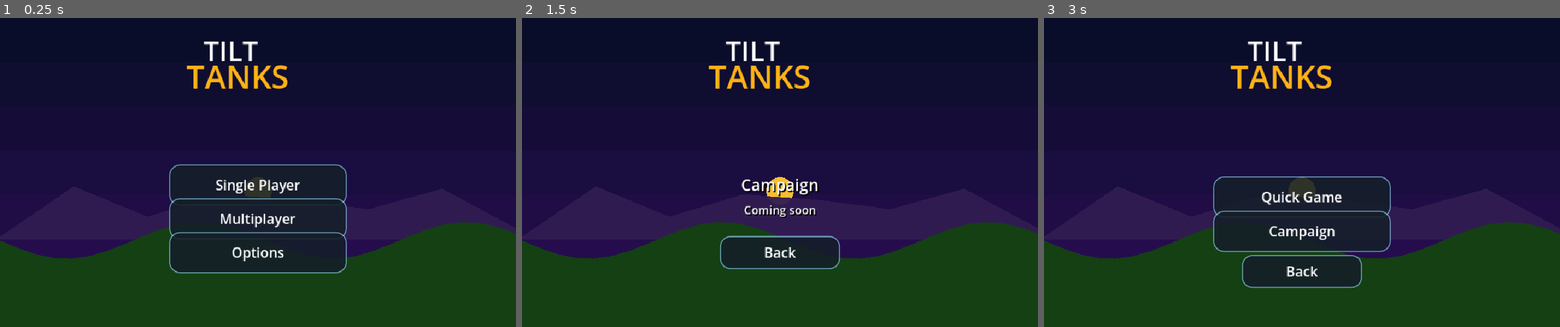
Above: before the commit, frames 1-3 (left to right).
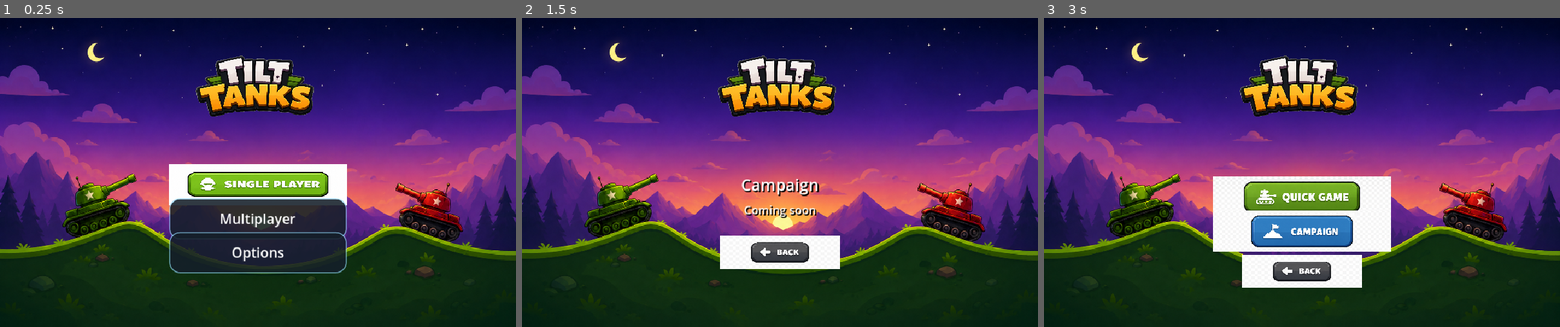
Above: after the commit, the same moments.

Repository: nwrowe/tilt-tanks
Game: Godot game, scene res://scenes/Main.tscn
Same seed, same stepped clock (60 frames per second), same inputs: the game is played once before the commit and once after it.
Inputs (mouse positions are in pixels of both pictures, inside the frame that each line leads up to):
- Up to frame 1 (0.25 s): no input
- Up to frame 2 (1.5 s): click (780, 184) at 0.5 s; click (780, 231) at 1.25 s
- Up to frame 3 (3 s): click (1302, 252) at 2 s; click (1302, 184) at 2.75 s

The runs differ from the first frame. In frame 1, 66% of the frame differs, in the area x 0-100%, y 2-100%; in frame 2, 72%; in frame 3, 73%.

Commit message:
Add menu background and button images

Diff:
--- a/icon.svg
+++ b/icon.svg
@@ -1,10 +1,117 @@
-<svg xmlns="http://www.w3.org/2000/svg" width="128" height="128" viewBox="0 0 128 128">
-  <rect width="128" height="128" rx="22" fill="#111827"/>
-  <path d="M12 90 C28 62 44 72 58 52 C75 28 96 44 116 20 L116 128 L12 128 Z" fill="#23551f"/>
-  <path d="M12 90 C28 62 44 72 58 52 C75 28 96 44 116 20" fill="none" stroke="#55dd66" stroke-width="6" stroke-linecap="round"/>
-  <path d="M34 80 L72 80 L80 90 L26 90 Z" fill="#34d058"/>
-  <circle cx="40" cy="91" r="5" fill="#050505"/>
-  <circle cx="62" cy="91" r="5" fill="#050505"/>
-  <path d="M56 70 L94 54" stroke="#ffffff" stroke-width="6" stroke-linecap="round"/>
-  <circle cx="98" cy="52" r="7" fill="#ffd54a"/>
+<svg width="1024" height="1024" viewBox="0 0 1024 1024" xmlns="http://www.w3.org/2000/svg" role="img" aria-labelledby="title desc">
+  <title id="title">Tilt Tanks Icon</title>
+  <desc id="desc">A stylized tank climbing a tilted battlefield with motion arcs, designed as a game icon.</desc>
+
+  <defs>
+    <linearGradient id="bg" x1="168" y1="120" x2="856" y2="904" gradientUnits="userSpaceOnUse">
+      <stop offset="0" stop-color="#33D6FF"/>
+      <stop offset="0.48" stop-color="#2563EB"/>
+      <stop offset="1" stop-color="#111827"/>
+    </linearGradient>
+
+    <linearGradient id="ground" x1="154" y1="730" x2="870" y2="516" gradientUnits="userSpaceOnUse">
+      <stop offset="0" stop-color="#1F2937"/>
+      <stop offset="1" stop-color="#0B1220"/>
+    </linearGradient>
+
+    <linearGradient id="tankBody" x1="350" y1="425" x2="755" y2="690" gradientUnits="userSpaceOnUse">
+      <stop offset="0" stop-color="#B8FF5C"/>
+      <stop offset="0.55" stop-color="#55D62D"/>
+      <stop offset="1" stop-color="#168B35"/>
+    </linearGradient>
+
+    <linearGradient id="tankShadow" x1="333" y1="589" x2="712" y2="720" gradientUnits="userSpaceOnUse">
+      <stop offset="0" stop-color="#0F5130"/>
+      <stop offset="1" stop-color="#052E1B"/>
+    </linearGradient>
+
+    <filter id="softShadow" x="-30%" y="-30%" width="160%" height="160%">
+      <feDropShadow dx="0" dy="24" stdDeviation="24" flood-color="#020617" flood-opacity="0.38"/>
+    </filter>
+
+    <filter id="smallShadow" x="-30%" y="-30%" width="160%" height="160%">
+      <feDropShadow dx="0" dy="10" stdDeviation="9" flood-color="#020617" flood-opacity="0.35"/>
+    </filter>
+
+    <clipPath id="roundedSquircle">
+      <path d="M512 40C242.8 40 40 242.8 40 512s202.8 472 472 472 472-202.8 472-472S781.2 40 512 40Z"/>
+    </clipPath>
+  </defs>
+
+  <g clip-path="url(#roundedSquircle)">
+    <rect width="1024" height="1024" fill="url(#bg)"/>
+
+    <!-- subtle sunburst -->
+    <g opacity="0.12" fill="#FFFFFF">
+      <path d="M512 502 494 40h36l-18 462Z"/>
+      <path d="M512 502 783 127l28 22-299 353Z"/>
+      <path d="M512 502 984 494v36l-472-28Z"/>
+      <path d="M512 502 884 782l-24 27-348-307Z"/>
+      <path d="M512 502 236 886l-28-22 304-362Z"/>
+      <path d="M512 502 40 530v-36l472 8Z"/>
+      <path d="M512 502 140 226l24-27 348 303Z"/>
+    </g>
+
+    <!-- tilt motion arcs -->
+    <g fill="none" stroke="#FFFFFF" stroke-linecap="round" opacity="0.82" filter="url(#smallShadow)">
+      <path d="M234 286c86-76 209-107 322-78" stroke-width="30"/>
+      <path d="M291 358c54-45 131-64 206-48" stroke-width="20" opacity="0.75"/>
+      <path d="M807 717c-93 78-230 105-353 63" stroke-width="28"/>
+      <path d="M750 643c-60 47-145 61-222 37" stroke-width="18" opacity="0.75"/>
+    </g>
+
+    <!-- angled ground -->
+    <path d="M-46 790 1054 432v592H-46Z" fill="url(#ground)"/>
+    <path d="M-26 764 1050 415" stroke="#FACC15" stroke-width="24" stroke-linecap="round" opacity="0.95"/>
+    <path d="M-26 805 1050 456" stroke="#020617" stroke-width="16" stroke-linecap="round" opacity="0.2"/>
+
+    <!-- tank group follows slope -->
+    <g transform="translate(505 560) rotate(-18) translate(-505 -560)" filter="url(#softShadow)">
+      <!-- cannon -->
+      <path d="M603 437h248c22 0 40 18 40 40s-18 40-40 40H603Z" fill="#102A23"/>
+      <path d="M612 449h230c15 0 28 13 28 28s-13 28-28 28H612Z" fill="#1F4D36"/>
+      <circle cx="858" cy="477" r="31" fill="#0B1220"/>
+      <circle cx="858" cy="477" r="17" fill="#FACC15"/>
+
+      <!-- turret -->
+      <path d="M410 358h199c65 0 118 53 118 118v48H334v-48c0-65 53-118 118-118Z" fill="url(#tankBody)"/>
+      <path d="M461 390h105c54 0 98 43 98 97v12H363v-12c0-54 44-97 98-97Z" fill="#D9FF80" opacity="0.32"/>
+      <path d="M380 526h321c33 0 64 16 83 43l42 60H256l42-60c19-27 50-43 82-43Z" fill="url(#tankBody)"/>
+      <path d="M310 588h464c51 0 92 41 92 92s-41 92-92 92H310c-51 0-92-41-92-92s41-92 92-92Z" fill="url(#tankShadow)"/>
+      <path d="M315 613h451c36 0 66 30 66 66s-30 66-66 66H315c-36 0-66-30-66-66s30-66 66-66Z" fill="#111827"/>
+
+      <!-- treads -->
+      <g fill="#F8FAFC" opacity="0.95">
+        <circle cx="324" cy="679" r="42"/>
+        <circle cx="436" cy="679" r="42"/>
+        <circle cx="548" cy="679" r="42"/>
+        <circle cx="660" cy="679" r="42"/>
+        <circle cx="760" cy="679" r="42"/>
+      </g>
+      <g fill="#0B1220">
+        <circle cx="324" cy="679" r="20"/>
+        <circle cx="436" cy="679" r="20"/>
+        <circle cx="548" cy="679" r="20"/>
+        <circle cx="660" cy="679" r="20"/>
+        <circle cx="760" cy="679" r="20"/>
+      </g>
+
+      <!-- highlight and bolts -->
+      <path d="M337 552h345c49 0 93 27 116 70H286c13-42 32-70 51-70Z" fill="#FFFFFF" opacity="0.18"/>
+      <g fill="#052E1B" opacity="0.85">
+        <circle cx="426" cy="480" r="14"/>
+        <circle cx="495" cy="480" r="14"/>
+        <circle cx="564" cy="480" r="14"/>
+      </g>
+    </g>
+
+    <!-- projectile spark -->
+    <g transform="translate(892 455)" filter="url(#smallShadow)">
+      <path d="M0-73 20-19 75-22 31 12 49 66 0 34-49 66-31 12-75-22-20-19Z" fill="#FACC15"/>
+      <path d="M0-42 11-11 43-13 18 7 28 38 0 20-28 38-18 7-43-13-11-11Z" fill="#FFFFFF" opacity="0.85"/>
+    </g>
+
+    <!-- vignette -->
+    <rect width="1024" height="1024" fill="none" stroke="#020617" stroke-width="80" opacity="0.18"/>
+  </g>
 </svg>
--- a/project.godot
+++ b/project.godot
@@ -1,17 +1,22 @@
 ; Engine configuration file.
-; It is best edited using the Godot editor UI.
+; It's best edited using the editor UI and not directly,
+; since the parameters that go here are not all obvious.
 ;
 ; Format:
-;   [section]
-;   param=value
+;   [section] ; section goes between []
+;   param=value ; assign values to parameters
 
 config_version=5
 
+[animation]
+
+compatibility/default_parent_skeleton_in_mesh_instance_3d=true
+
 [application]
 
-config/name="Tilt Tanks"
+config/name="TiltTanks"
 run/main_scene="res://scenes/Main.tscn"
-config/features=PackedStringArray("4.3", "Mobile")
+config/features=PackedStringArray("4.6", "Mobile")
 config/icon="res://icon.svg"
 
 [display]
@@ -19,7 +24,6 @@
 window/size/viewport_width=900
 window/size/viewport_height=540
 window/stretch/mode="canvas_items"
-window/stretch/aspect="keep"
 
 [input_devices]
 
@@ -31,3 +35,4 @@
 
 renderer/rendering_method="gl_compatibility"
 renderer/rendering_method.mobile="gl_compatibility"
+textures/vram_compression/import_etc2_astc=true
Binary file added: assets/menu/button_back.png
Not shown, added: assets/menu/button_back.png.import
Binary file added: assets/menu/button_campaign.png
Not shown, added: assets/menu/button_campaign.png.import
Binary file added: assets/menu/button_quick_game.png
Not shown, added: assets/menu/button_quick_game.png.import
Binary file added: assets/menu/button_single_player.png
Not shown, added: assets/menu/button_single_player.png.import
Binary file added: assets/menu/main_menu_background_landscape.png
Not shown, added: assets/menu/main_menu_background_landscape.png.import
Binary file added: assets/menu/main_menu_background_portrait.png
Not shown, added: assets/menu/main_menu_background_portrait.png.import
(and 53 more such lines)
